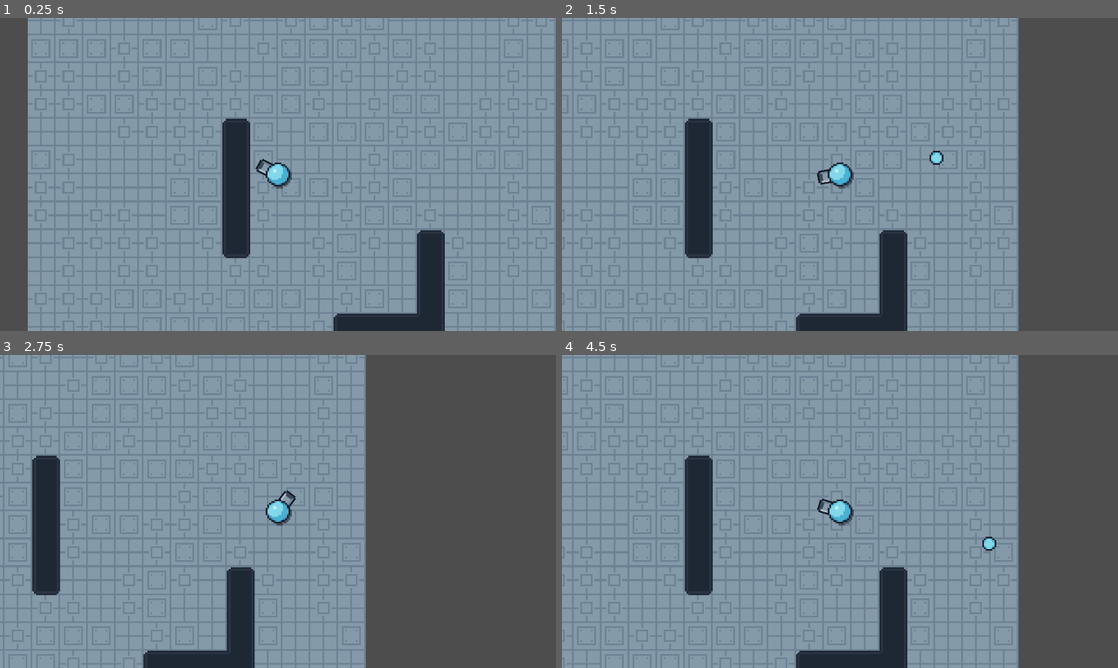
Above: before the commit, frames 1-4 (two rows, left to right).
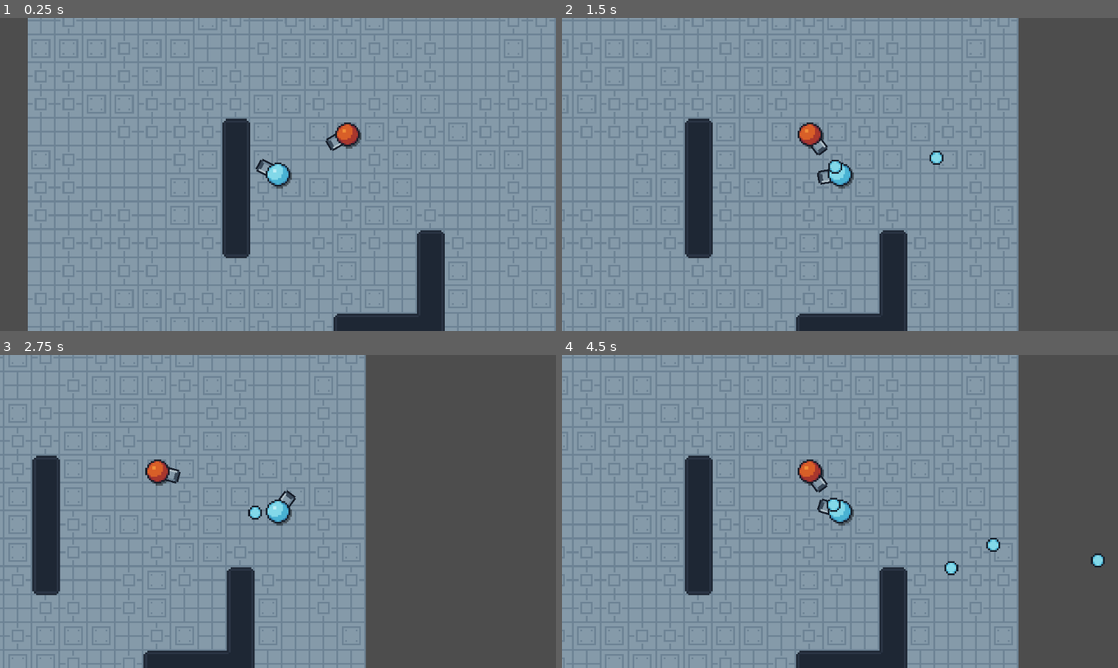
Above: after the commit, the same moments.

Repository: WirelessNine/Geometry-Shooter
Game: Godot game, scene res://scenes/main/world.tscn
Two runs of this game, one before a commit and one after it. Both use one fixed random seed, a clock stepped at 60 frames per second and the inputs below.
Inputs (mouse positions are in pixels of both pictures, inside the frame that each line leads up to):
- Up to frame 1 (0.25 s): no input
- Up to frame 2 (1.5 s): tap Enter (ui_accept) at 0.5, 0.77 s; move the mouse to (962, 158) at 0.52 s; press the mouse at (962, 158) at 0.53 s; hold D (right) 0.53-1.25 s; release the mouse at (962, 158) at 1.25 s; drag from (728, 190) to (890, 165) at 1.27 s
- Up to frame 3 (2.75 s): move the mouse to (333, 442) at 2.02 s; hold D (right) from 2.03 s (still down); tap I at 2.1 s
- Up to frame 4 (4.5 s): release D (right) at 2.75 s; drag from (812, 574) to (673, 464) at 2.77 s; move the mouse to (1006, 558) at 3.52 s; press the mouse at (1006, 558) at 3.53 s; hold A (left) 3.53-4.25 s; tap Enter (ui_accept) at 3.77 s; release the mouse at (1006, 558) at 4.25 s; drag from (673, 464) to (923, 530) at 4.27 s

The runs differ from the first frame. In frame 1, 0.4% of the frame differs, in the area x 58-65%, y 33-43%; in frame 2, 0.4%; in frame 3, 0.4%; in frame 4, 0.7%, in the area x 42-98%, y 33-71%.

Commit message:
Add enemy health and death

Diff:
--- a/project.godot
+++ b/project.godot
@@ -85,6 +85,8 @@
 2d_physics/layer_1="Walls"
 2d_physics/layer_2="Player"
 2d_physics/layer_3="Enemies"
+2d_physics/layer_4="Player Bullet"
+2d_physics/layer_5="Enemy Bullet"
 
 [physics]
 
--- a/scenes/bullets/basic_bullet.tscn
+++ b/scenes/bullets/basic_bullet.tscn
@@ -9,6 +9,8 @@
 [node name="BasicBullet" type="Area2D" unique_id=436052010]
 collision_layer = 0
 script = ExtResource("1_rnx8j")
+damage = 5
+max_pierces = 10
 metadata/_custom_type_script = "uid://dyqlucbo7husr"
 
 [node name="Sprite2D" type="Sprite2D" parent="." unique_id=1233835429]
--- a/scenes/characters/player.tscn
+++ b/scenes/characters/player.tscn
@@ -9,6 +9,7 @@
 
 [node name="Player" type="CharacterBody2D" unique_id=839262105]
 collision_layer = 2
+collision_mask = 17
 script = ExtResource("1_rp718")
 metadata/_custom_type_script = "uid://tdfl7fxi2x2t"
 
--- a/scenes/characters/red_dude.tscn
+++ b/scenes/characters/red_dude.tscn
@@ -9,8 +9,9 @@
 
 [node name="RedDude" type="CharacterBody2D" unique_id=1866562351 node_paths=PackedStringArray("turret")]
 collision_layer = 4
-collision_mask = 5
+collision_mask = 13
 script = ExtResource("1_qyjhr")
+max_health = 20
 turret = NodePath("BasicTurret")
 metadata/_custom_type_script = "uid://dv0seof8e2ryu"
 
@@ -31,3 +32,4 @@
 shape = SubResource("CircleShape2D_as85p")
 
 [node name="BasicTurret" parent="." unique_id=1488103016 instance=ExtResource("3_q81to")]
+enemy_turret = true
--- a/scenes/main/world.gd
+++ b/scenes/main/world.gd
@@ -11,6 +11,9 @@
 	var pool: ScenePool = _get_bullet_pool(turret.bullet_scene)
 
 	var bullet: Bullet2D = pool.request_scene()
+
+	bullet.set_collision_mask_value(2, turret.enemy_turret)
+	bullet.set_collision_mask_value(3, not turret.enemy_turret)
 
 	bullet.setup(Vector2.RIGHT.rotated(turret.rotation), turret.bullet_speed)
 
@@ -40,6 +43,7 @@
 	bullet.reset()
 
 	bullet.wall_collided.connect(_on_bullet_wall_collided.bind(bullet))
+	bullet.max_pierces_reached.connect(_on_bullet_life_timeout.bind(bullet))
 	bullet.life_timeout.connect(_on_bullet_life_timeout.bind(bullet))
 
 
--- a/scenes/main/world.tscn
+++ b/scenes/main/world.tscn
@@ -4,6 +4,7 @@
 [ext_resource type="TileSet" uid="uid://caeglvn6g0w1l" path="res://resources/tilesets/floor.tres" id="2_526id"]
 [ext_resource type="PackedScene" uid="uid://btj1tfe0y27la" path="res://scenes/characters/player.tscn" id="2_y2s00"]
 [ext_resource type="TileSet" uid="uid://c4vrx62e2ljp1" path="res://resources/tilesets/walls.tres" id="4_526id"]
+[ext_resource type="PackedScene" uid="uid://bwwme27d8y6y3" path="res://scenes/characters/red_dude.tscn" id="5_0aorq"]
 
 [node name="World" type="Node2D" unique_id=1940027194]
 script = ExtResource("1_0aorq")
@@ -22,3 +23,6 @@
 [node name="Walls" type="TileMapLayer" parent="TileMaps" unique_id=366088156]
 tile_map_data = PackedByteArray("AAD+//7/AAAAAAAAAAD+////AAABAAAAAAD+/wAAAAABAAAAAAD+/wEAAAABAAAAAAD+/wIAAAAAAAAAACAFAAUAAAAEAAAAAGAFAAMAAAABAAAAAAAFAAQAAAABAAAAAAAEAAUAAAABAAAAAFADAAUAAAABAAAAAFACAAUAAAAAAAAAAGAFAAIAAAAAAAAAAAA=")
 tile_set = ExtResource("4_526id")
+
+[node name="RedDude" parent="." unique_id=1866562351 instance=ExtResource("5_0aorq")]
+position = Vector2(40, -23)
--- a/scripts/characters/enemy_2d.gd
+++ b/scripts/characters/enemy_2d.gd
@@ -10,10 +10,13 @@
 @export var distance_buffer: float = 30.0
 @export var turret: Turret2D
 
+var health: int
 var bullet_timer: Timer
 
 
 func _ready() -> void:
+	health = max_health
+
 	_create_bullet_timer()
 
 
@@ -37,6 +40,13 @@
 	move_and_slide()
 
 	_handle_turret(delta)
+
+
+func take_damage(amount: int) -> void:
+	health -= amount
+
+	if health <= 0:
+		queue_free()
 
 
 func _handle_turret(delta: float) -> void:
--- a/scripts/weapons/bullet_2d.gd
+++ b/scripts/weapons/bullet_2d.gd
@@ -5,13 +5,19 @@
 signal life_timeout
 ##Emitted when the bullet collides with a wall.
 signal wall_collided
-##Emitted when the bullet collides with an enemy.
-signal enemy_collided
+##Emitted when the bullet collides with an enemy or the player.
+signal entity_collided
+##Emitted when the bullet pierces entities the max amount of times.
+signal max_pierces_reached
 ##Emitted when the life timer is created.
 signal timer_created
 
+@export var damage: int
+@export var max_pierces: int = 1
+
 var direction: Vector2
 var speed: float
+var pierces: int = 0
 
 var life_timer: Timer
 
@@ -31,6 +37,7 @@
 
 	direction = p_direction
 	speed = p_speed
+	pierces = 0
 
 
 func reset() -> void:
@@ -64,10 +71,22 @@
 
 func _on_body_entered(body: Node2D) -> void:
 	if body is Player2D:
-		return
+		pierces += 1
 
-	if body is Enemy2D:
-		enemy_collided.emit()
+		if pierces >= max_pierces:
+			max_pierces_reached.emit()
+
+		entity_collided.emit()
+
+	elif body is Enemy2D:
+		body.take_damage(damage)
+
+		pierces += 1
+
+		if pierces >= max_pierces:
+			max_pierces_reached.emit()
+
+		entity_collided.emit()
 	else:
 		wall_collided.emit()
 
--- a/scripts/weapons/turret_2d.gd
+++ b/scripts/weapons/turret_2d.gd
@@ -8,6 +8,7 @@
 @export var bullet_speed: float = 150.0
 @export var bullet_lifetime: float = 3.0
 @export var shoot_delay: float = 0.2
+@export var enemy_turret: bool = false
 
 
 @abstract func shoot() -> void
Not shown, changed: kanban_tasks_data.kanban
